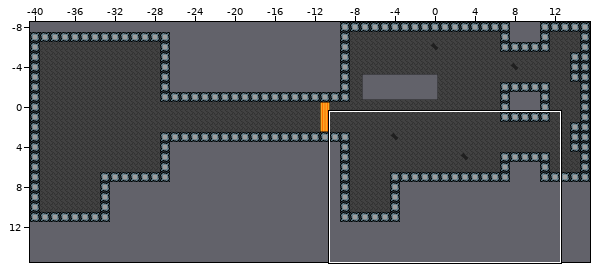
Tiled map: assets/test-maps/drones.tmx. Above: a wide view before the commit, with the close-up outlined.
Close-up. Earlier state:
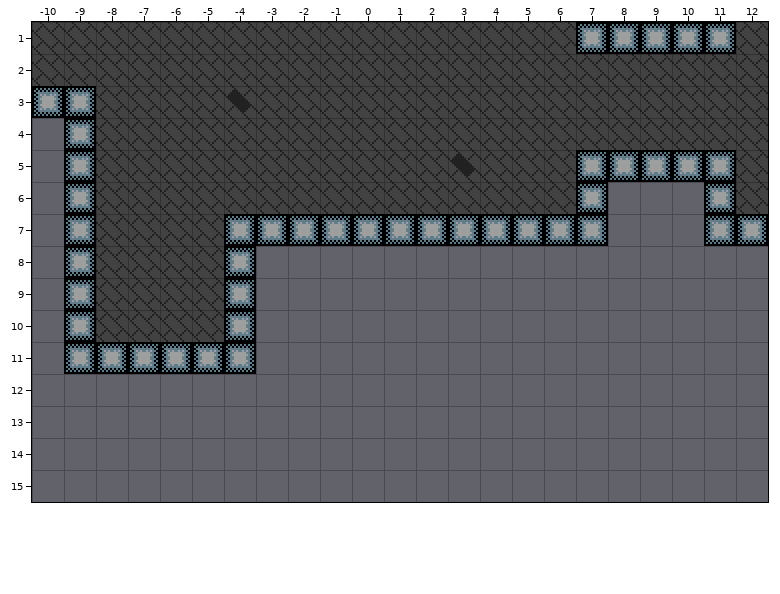
Cells are 16x16 px. Shown: x -10..12, y 1..15.
The same view after the edit:
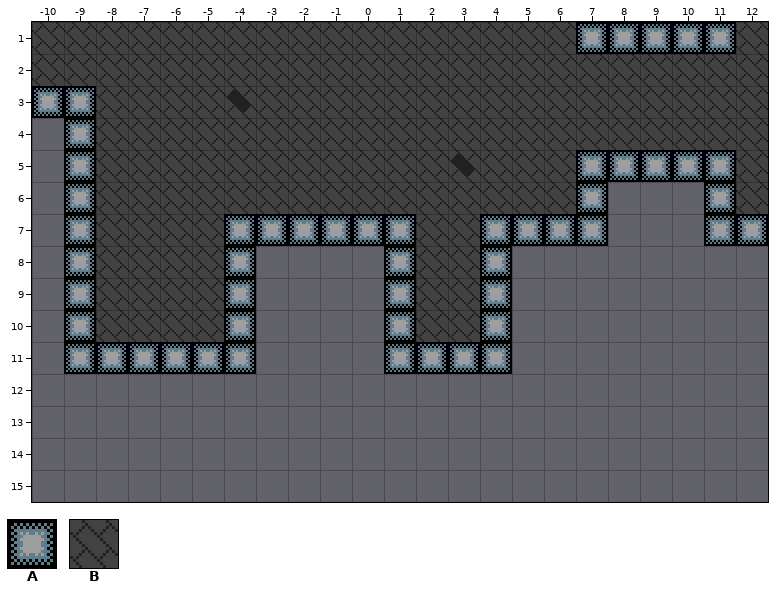
Key: from "phtiles16": A 0, B 9.
_ is an empty cell.
The commit says: fixed bug with drone movement
Diff:
{"where": "layer \"background\""}
{"y":7,"x":2,"old":"__","new":"BB"}
{"y":8,"x":2,"old":"__","new":"BB"}
{"y":9,"x":2,"old":"__","new":"BB"}
{"y":10,"x":2,"old":"__","new":"BB"}
{"where": "layer \"main\""}
{"y":7,"x":2,"old":"AA","new":"__"}
{"y":8,"x":1,"old":"_","new":"A"}
{"y":8,"x":4,"old":"_","new":"A"}
{"y":9,"x":1,"old":"_","new":"A"}
{"y":9,"x":4,"old":"_","new":"A"}
{"y":10,"x":1,"old":"_","new":"A"}
{"y":10,"x":4,"old":"_","new":"A"}
{"y":11,"x":1,"old":"____","new":"AAAA"}
